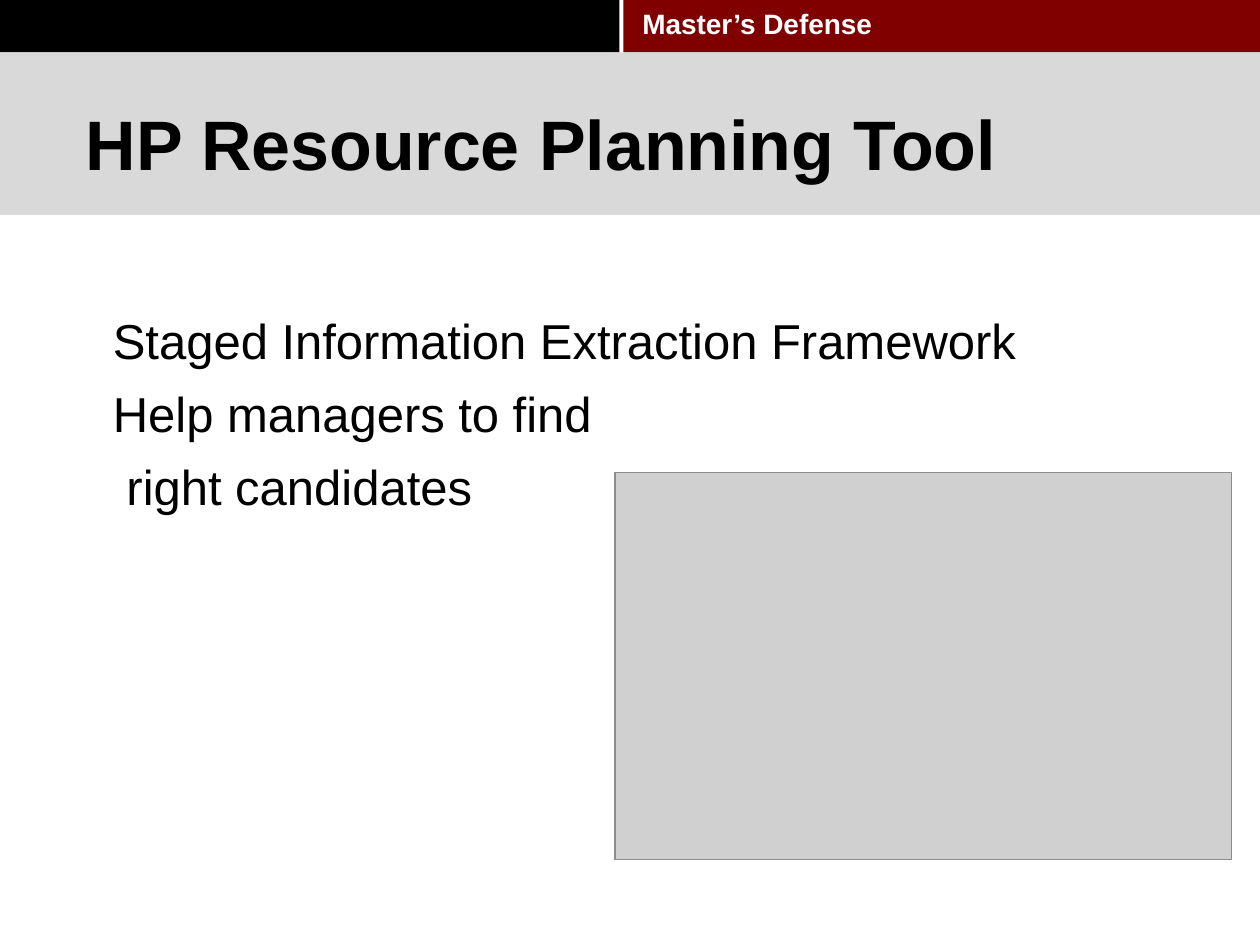
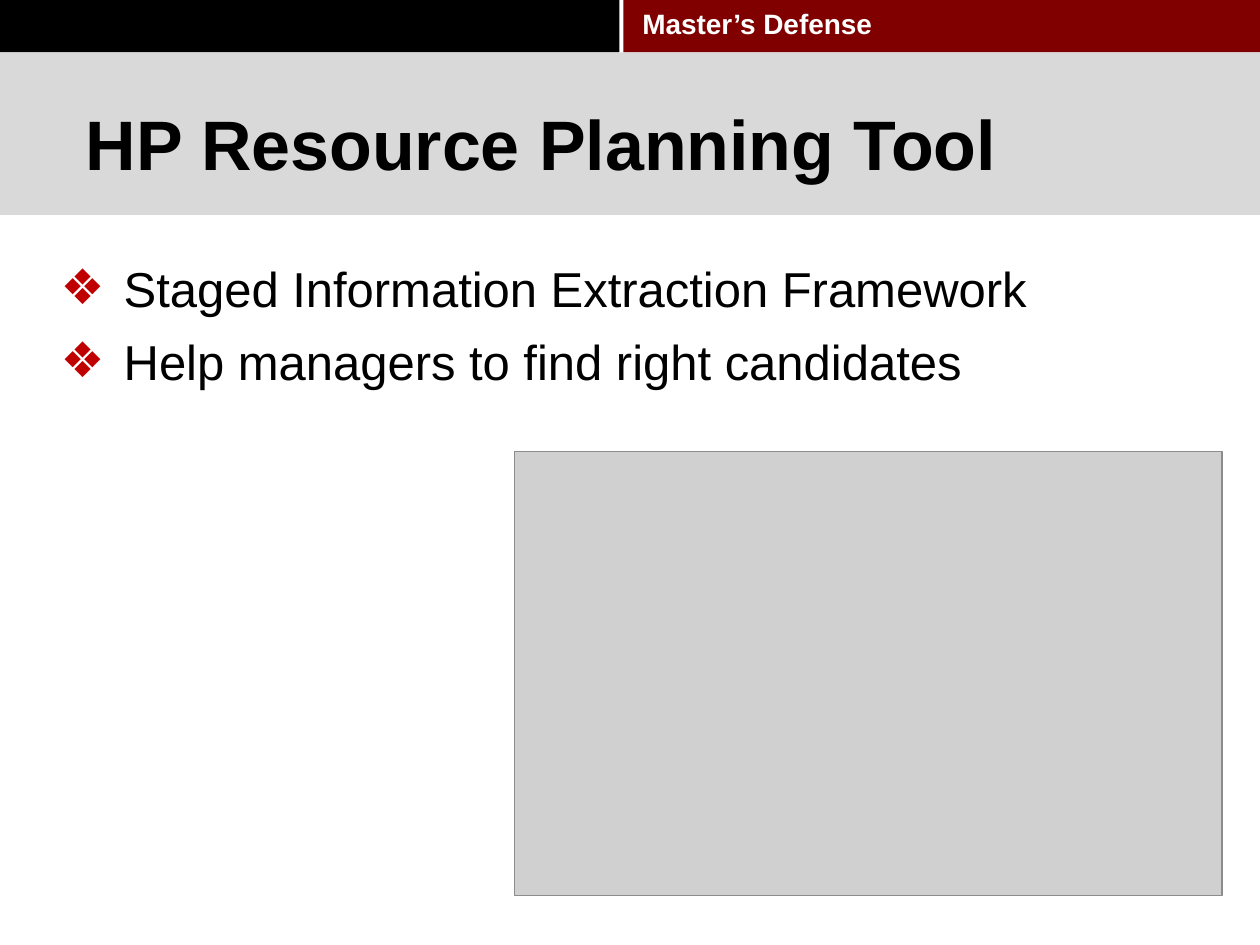
Before and after one commit to pkushiqiang/thesis, a slide deck: slide 16 of media/Master's thesis-2.pptx. Drawn at 1260x945 pixels with LibreOffice and Linux fonts; fonts in the diff are those of the drawing; grey boxes stand for pictures; background and template pictures are left out. Boxes give left, top, right and bottom in pixels: in the first picture for what was removed or moved away, otherwise in the second. Text is boxed around its words. In the diff, an @@ line names an element or a change of style, - is before the commit and + after.

```diff
--- a/media/Master's thesis-2.pptx
+++ b/media/Master's thesis-2.pptx
@@ text "Staged Information Extraction Framework": place and size @@
-text "Staged Information Extraction Framework" at box(113, 323, 1016, 515)
+text "Staged Information Extraction Framework" at box(124, 271, 1027, 390)
@@ text at box(124, 271, 1027, 317): bullet none to ❖ @@
@@ text at box(124, 344, 962, 390): text changed @@
-Help managers to find
-right candidates
+❖ Help managers to find right candidates
@@ picture: place and size @@
-picture at box(615, 472, 1231, 859)
+picture at box(514, 451, 1222, 896)
```
Also in this commit, not shown: 23 other slides changed.
